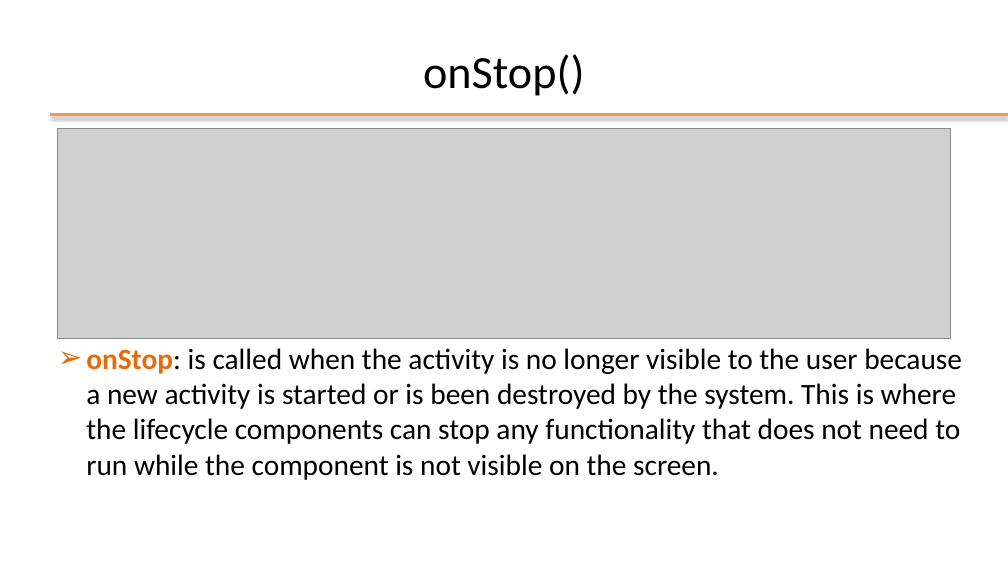
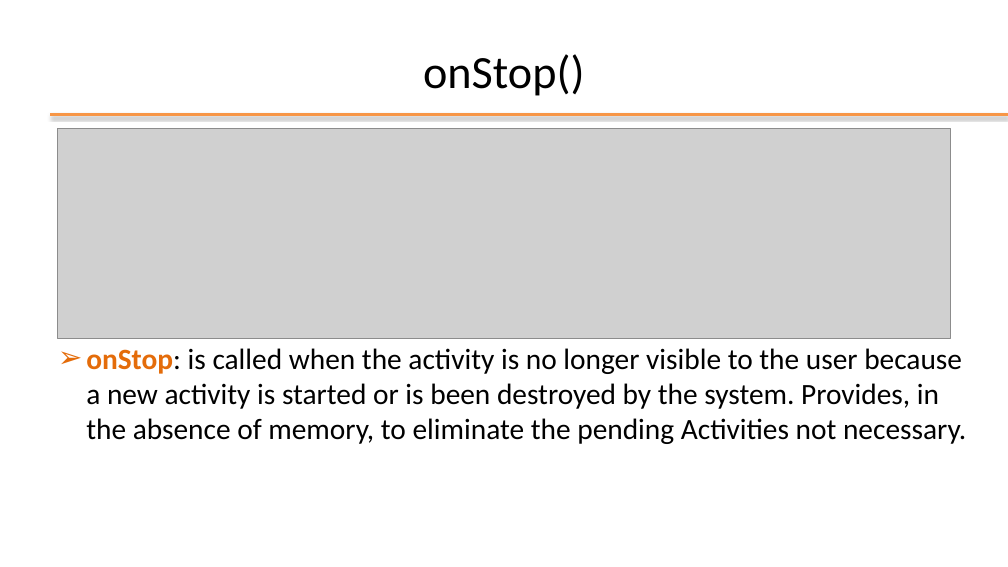
Before and after one commit to StePoli-00/Getting-started-with-Android, a slide deck: slide 11 of Slides/03-Key elements of application.pptx (slide 12 before the commit). Drawn at 1008x567 pixels with LibreOffice and Linux fonts; fonts in the diff are those of the drawing; grey boxes stand for pictures; background and template pictures are left out. Boxes give left, top, right and bottom in pixels: in the first picture for what was removed or moved away, otherwise in the second. Text is boxed around its words. In the diff, an @@ line names an element or a change of style, - is before the commit and + after.

```diff
--- a/Slides/03-Key elements of application.pptx
+++ b/Slides/03-Key elements of application.pptx
@@ text at (86, 348, 966, 444): text changed @@
-➢ onStop: is called when the activity is no longer visible to the user because a new activity is started or is been destroyed by the system. This is where the lifecycle components can stop any functionality that does not need to run while the component is not visible on the screen.
+➢ onStop: is called when the activity is no longer visible to the user because a new activity is started or is been destroyed by the system. Provides, in the absence of memory, to eliminate the pending Activities not necessary.
```
Also in this commit, not shown: 16 other slides changed, 13 slides added, 2 slides removed.
